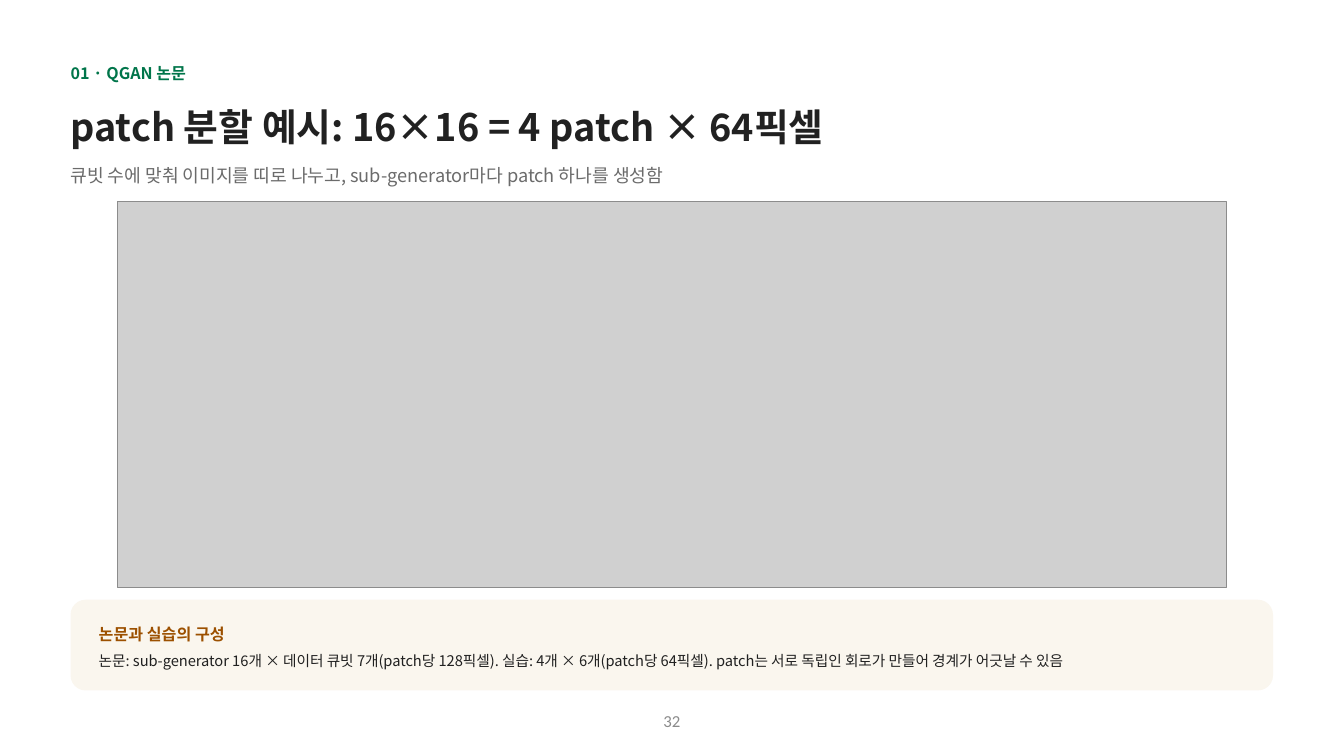
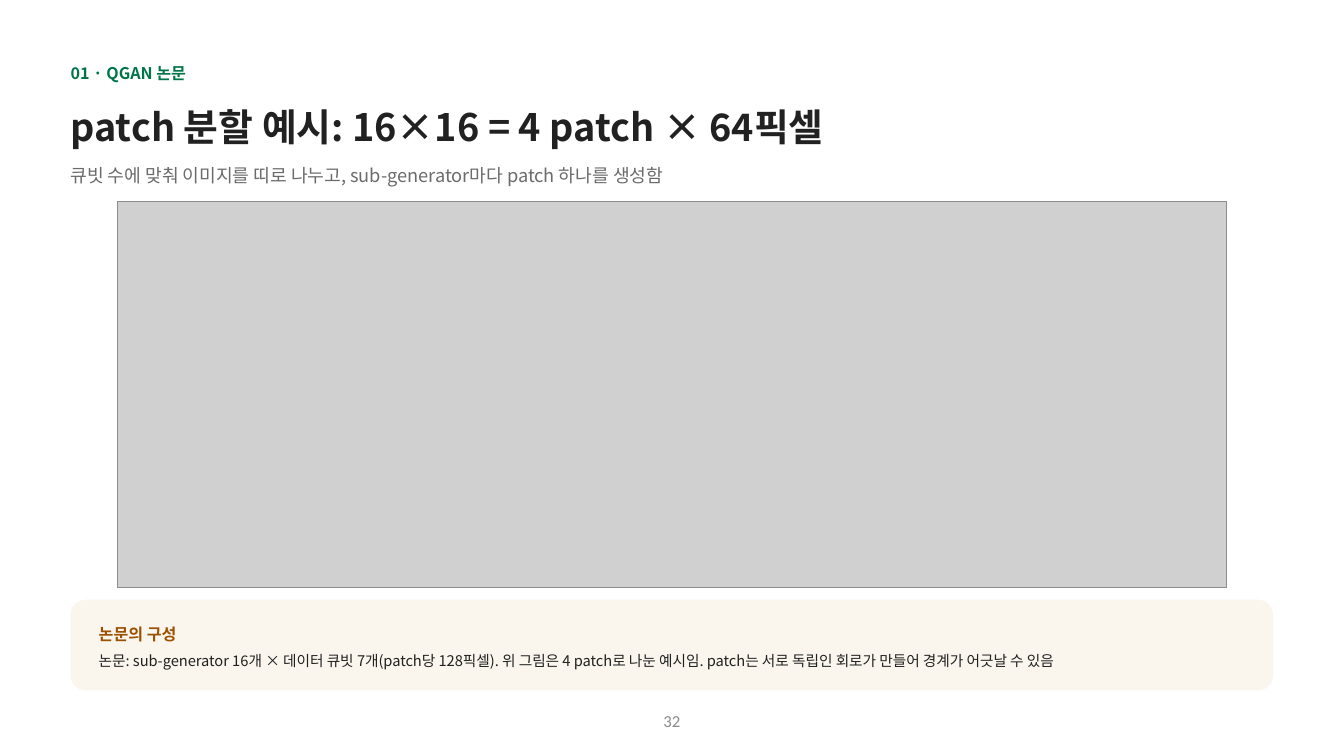
Before and after one commit to hyunhp/skin_disease_qml, a slide deck: slide 32 of practice/day1_slides/day1_theory_slides.pptx. Drawn at 1344x756 pixels with LibreOffice and Linux fonts; fonts in the diff are those of the drawing; grey boxes stand for pictures. Boxes give left, top, right and bottom in pixels: in the first picture for what was removed or moved away, otherwise in the second. Text is boxed around its words. In the diff, an @@ line names an element or a change of style, - is before the commit and + after.

```diff
--- a/practice/day1_slides/day1_theory_slides.pptx
+++ b/practice/day1_slides/day1_theory_slides.pptx
@@ text at [99, 626, 1054, 670]: text changed @@
-논문과 실습의 구성
-논문: sub-generator 16개 × 데이터 큐빗 7개(patch당 128픽셀). 실습: 4개 × 6개(patch당 64픽셀). patch는 서로 독립인 회로가 만들어 경계가 어긋날 수 있음
+논문의 구성
+논문: sub-generator 16개 × 데이터 큐빗 7개(patch당 128픽셀). 위 그림은 4 patch로 나눈 예시임. patch는 서로 독립인 회로가 만들어 경계가 어긋날 수 있음
```
Also in this commit, not shown: 10 other slides changed, 1 slide removed, 10 other files.
